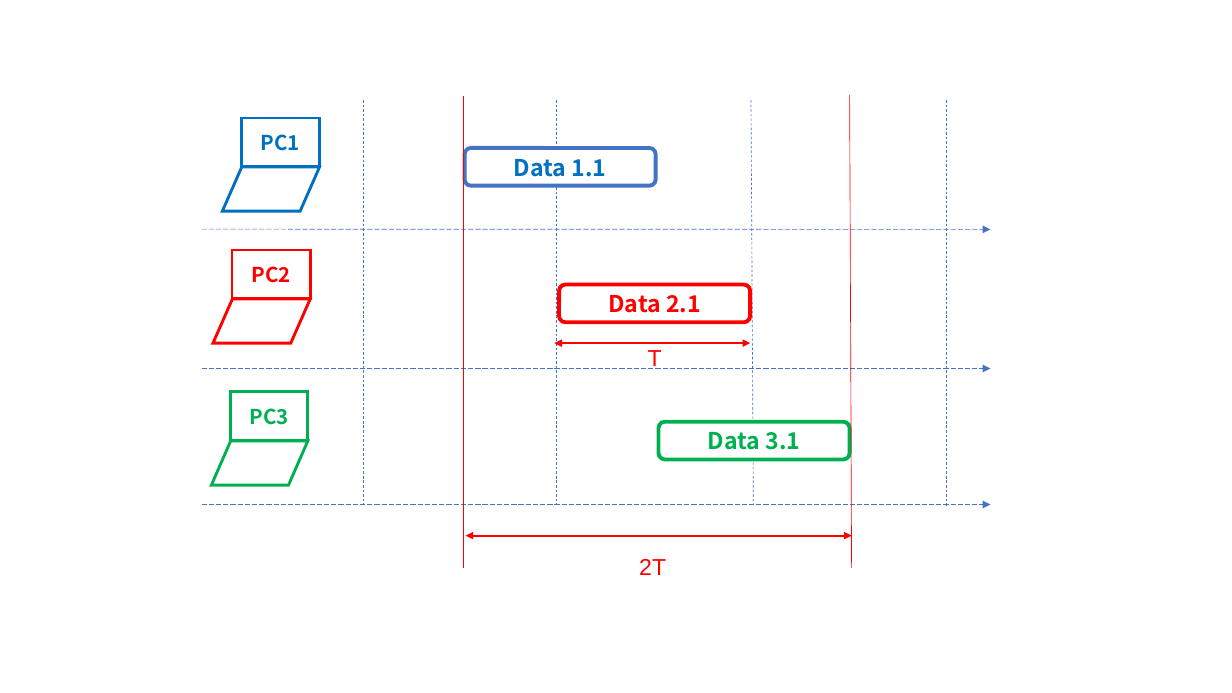
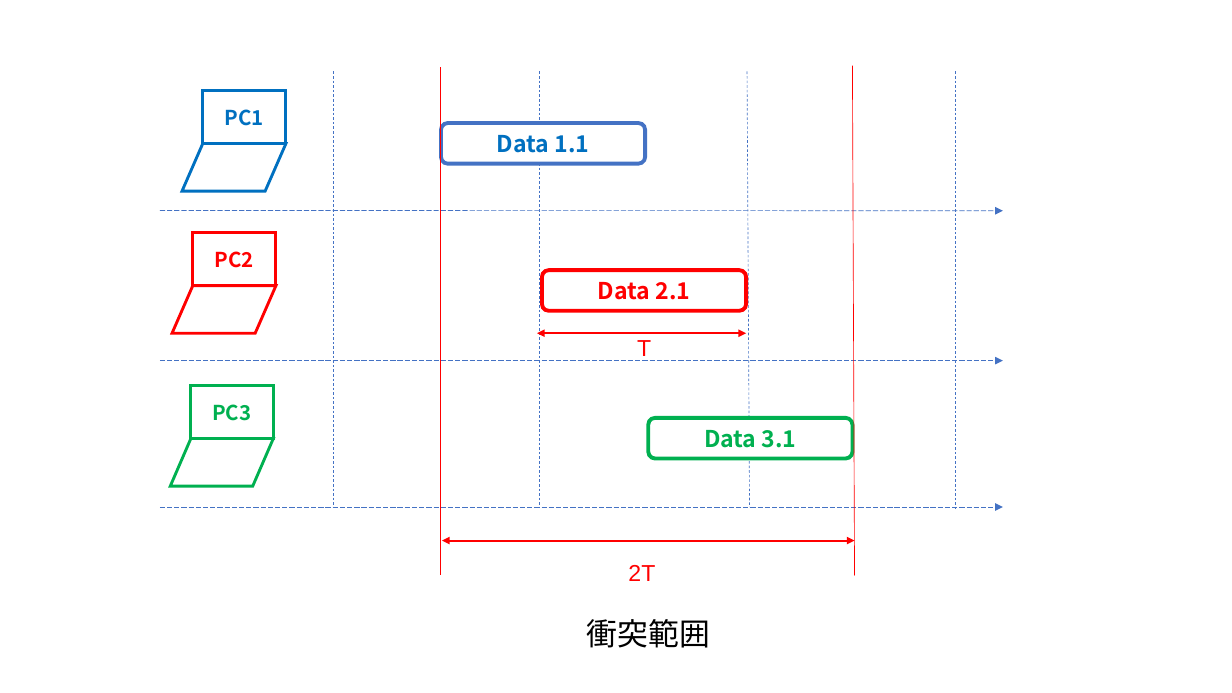
Before and after one commit to ryoww/seminar, a slide deck: slide 3 of telecomminucation/通信方法の遷移.pptx (slide 2 before the commit). Drawn at 1232x693 pixels with LibreOffice and Linux fonts; fonts in the diff are those of the drawing. Boxes give left, top, right and bottom in pixels: in the first picture for what was removed or moved away, otherwise in the second. Text is boxed around its words. In the diff, an @@ line names an element or a change of style, - is before the commit and + after.

```diff
--- a/telecomminucation/通信方法の遷移.pptx
+++ b/telecomminucation/通信方法の遷移.pptx
@@ line moved from (363, 100) - (363, 505) to (333, 71) - (333, 507) @@
@@ line moved from (464, 96) - (464, 568) to (440, 67) - (440, 576) @@
@@ line moved from (556, 100) - (556, 505) to (540, 71) - (540, 507) @@
@@ line moved from (751, 100) - (753, 505) to (748, 71) - (750, 507) @@
@@ line moved from (850, 94) - (852, 568) to (853, 66) - (855, 576) @@
@@ line moved from (946, 100) - (946, 506) to (956, 71) - (956, 509) @@
@@ rectangle "PC1": place and size @@
-rectangle "PC1" at bbox=[241, 118, 320, 167]
+rectangle "PC1" at bbox=[202, 91, 287, 143]
@@ flow chart input output: place and size @@
-flow chart input output at bbox=[223, 167, 320, 212]
+flow chart input output at bbox=[182, 143, 286, 191]
@@ rounded rectangle "Data 1.1": place and size @@
-rounded rectangle "Data 1.1" at bbox=[465, 148, 656, 186]
+rounded rectangle "Data 1.1" at bbox=[441, 123, 645, 164]
@@ arrow moved from (201, 229) - (991, 229) to (160, 211) - (1003, 211) @@
@@ rectangle "PC2": place and size @@
-rectangle "PC2" at bbox=[232, 250, 311, 299]
+rectangle "PC2" at bbox=[192, 233, 276, 286]
@@ flow chart input output: place and size @@
-flow chart input output at bbox=[213, 299, 311, 344]
+flow chart input output at bbox=[172, 286, 275, 334]
@@ rounded rectangle "Data 2.1": place and size @@
-rounded rectangle "Data 2.1" at bbox=[559, 285, 750, 323]
+rounded rectangle "Data 2.1" at bbox=[543, 270, 747, 311]
@@ text "T": place and size @@
-text "T" at bbox=[648, 350, 662, 369]
+text "T" at bbox=[637, 340, 651, 361]
@@ double arrow moved from (555, 343) - (750, 343) to (537, 334) - (747, 334) @@
@@ arrow moved from (201, 369) - (991, 369) to (160, 360) - (1003, 360) @@
@@ rectangle "PC3": place and size @@
-rectangle "PC3" at bbox=[230, 392, 308, 441]
+rectangle "PC3" at bbox=[190, 386, 274, 439]
@@ rounded rectangle "Data 3.1": place and size @@
-rounded rectangle "Data 3.1" at bbox=[659, 421, 850, 459]
+rounded rectangle "Data 3.1" at bbox=[649, 418, 853, 458]
@@ flow chart input output: place and size @@
-flow chart input output at bbox=[212, 441, 308, 485]
+flow chart input output at bbox=[170, 439, 274, 487]
@@ arrow moved from (201, 505) - (991, 505) to (160, 507) - (1003, 507) @@
@@ double arrow moved from (466, 536) - (852, 536) to (442, 541) - (855, 541) @@
@@ text "2T": place and size @@
-text "2T" at bbox=[639, 559, 666, 575]
+text "2T" at bbox=[628, 565, 655, 581]
@@ text added at bbox=[587, 619, 710, 648], 24 pt, text #000000 @@
+衝突範囲
```
Also in this commit, not shown: 2 other slides changed, 6 slides added, 1 slide removed, 12 other files.
